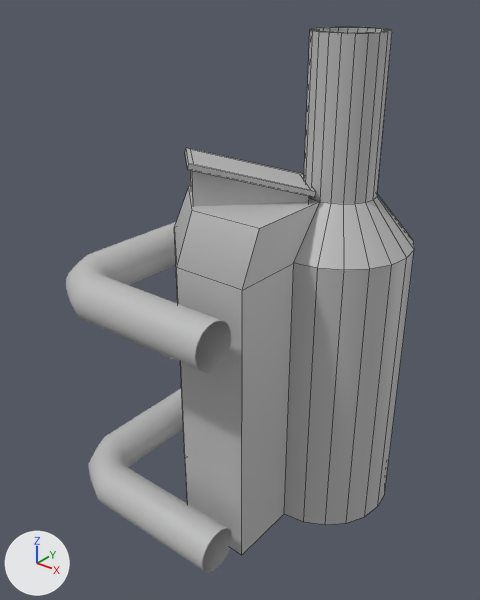
The FBX model Turn_M.fbx, before and after one commit.
Before and after are seen from a 50 mm lens placed at (0.0515, -0.0624, 0.0511), pointed at (0.0011, 0.0006, 0.0121). Lighting does not change. The marker at lower left points along +X, +Y and +Z. Mesh edges are drawn as thin lines on the coarser meshes. Where no turn or scale is listed for an object, it has been applied to the vertices.

The scene before the commit, as lines of its bpy script (objects in view):
```python
me_mesh = bpy.data.meshes.new('Mesh')
me_mesh.from_pydata(...)  # 15 vertices, 11 faces; spans x -0.01..0.01, y -0.01..0.01, z -0.02..0.0264
me_mesh.materials.append(mat_lambert1)  # grey #bcbcbc
# before: 0 (0.01, -0.01, -0.02) at pixel (241, 555), 1 (0.01, -0.01, 0.02) at pixel (242, 290), 2 (-0.01, 0.01, 0.02), 3 (0.01, 0.01, 0.02), 4 (-0.01, 0.01, -0.02)
# before: 5 (0.01, 0.01, -0.02)
me_mesh_001 = bpy.data.meshes.new('Mesh.001')
me_mesh_001.from_pydata(...)  # 121 vertices, 120 faces; spans x -0.01..0.01, y -0.01..0.01, z -0.02..0.0457
me_mesh_001.materials.append(mat_lambert1)  # grey #bcbcbc
me_mesh_002 = bpy.data.meshes.new('Mesh.002')
me_mesh_002.from_pydata(...)  # 140 vertices, 120 faces; spans x -0.018..0.01, y -0.018..0.01, z 0.012..0.018
me_mesh_002.materials.append(mat_lambert1)  # grey #bcbcbc
ob_pcube1 = bpy.data.objects.new('pCube1', me_mesh)
ob_pcube1.location = (0.0, 0.0, 0.0)
ob_pcylinder1 = bpy.data.objects.new('pCylinder1', me_mesh_001)
ob_pcylinder1.location = (0.01, 0.01, 0.0)
ob_pcylinder6 = bpy.data.objects.new('pCylinder6', me_mesh_002)
ob_pcylinder6.location = (0.0, 0.0, 0.0)
# also in view: 'pCylinder7' at (-0.004, -0.004, -0.015); 'pCube2' at (0.0017, 0.0017, 0.0277)
```
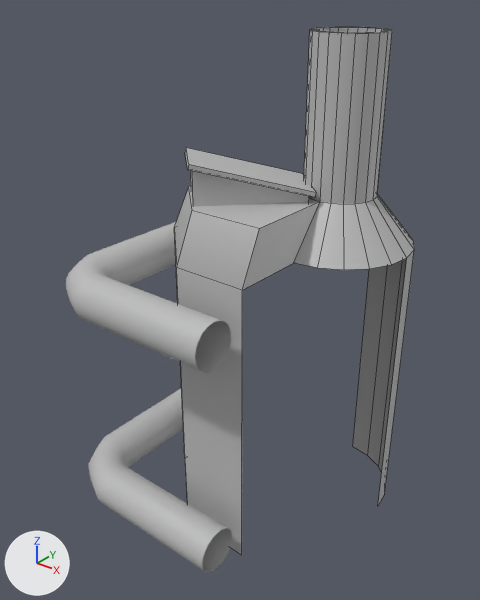
Where the change shows, as pixel boxes [x1, y1, x2, y2] in the pictures (480 x 600 px):
'pCylinder1', reshaped (8% narrower)
    before: [284, 27, 414, 525]
    after: [294, 27, 414, 505]
part 1 of me_mesh, deleted
    before: [242, 263, 294, 555]
part 2 of me_mesh_001, deleted
    before: [284, 258, 407, 525]

The change, as a list of edits to the scene's bpy script:
```text
Change me_mesh_001:
    used by ob_pcylinder1; location = (0.01, 0.01, 0.0)
    remove me_mesh_001.from_pydata(...)  # 121 vertices, 120 faces; spans x -0.01..0.01, y -0.01..0.01, z -0.02..0.0457
    add me_mesh_001.from_pydata(...)  # 104 vertices, 101 faces; spans x -0.01..0.01, y -0.01..0.01, z -0.02..0.0457
    me_mesh_001 part 2
    17 vertices are removed from x -0.01..0.0095, y -0.01..0.0095, z -0.02..0.02
    19 faces are deleted
Change me_mesh:
    where me_mesh.from_pydata(...)  # 15 vertices, 11 faces; spans x -0.01..0.01, y -0.01..0.01, z -0.02..0.0264
    used by ob_pcube1; location = (0.0, 0.0, 0.0)
    verts and faces of me_mesh; kept vertices keep their numbers, new ones are numbered from 15
    me_mesh part 1
    add delete_vertices([5])  # with the faces that use them
```
